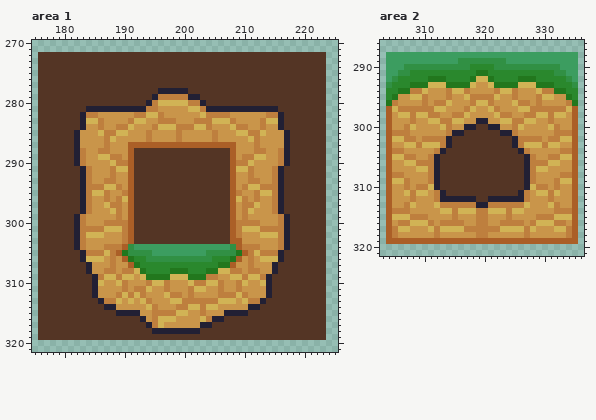
One commit to this pixel-art file: anotherThreat/aseprite/tilemap.aseprite. The picture above was drawn from the file before the commit.
512x512 pixels, 1 frame. Shown: area 1: x 175..225, y 270..321; area 2: x 303..336, y 286..321. The commit also changed other parts of the picture, which this record leaves out.
New version:
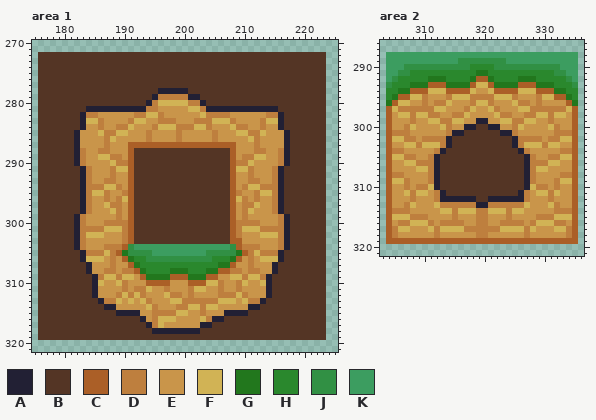
Palette (. is transparent): A #222034  B #543525  C #ab5f27  D #be7f3e  E #c9954a  F #d1b355  G #22771d  H #2a882d  J #319044  K #3c9d60
Changes in this commit:
layer "ground_tile" added
layer "tile" removed
Changed rows in their new state; - is an unchanged pixel.
Area 1, layer "ground_tile":
first column x 192:
308 C-------------CC
309 -C----CCC---CC--
310 --CCCC---CCC----
Area 2, layer "ground_tile":
first column x 305:
292 --------------CC--------------
293 ------CCC----CFFC----CCC------
294 ---CCCFFFCCCCF--FCCCCFFFCCC---
295 -CC-------FF------FF-------CC-
296 CFF--------------------------C
Changed places in both pictures, as pixel boxes (x1, y1, x2, y2):
changed: (134, 268, 230, 286)
changed: (392, 76, 572, 106)
